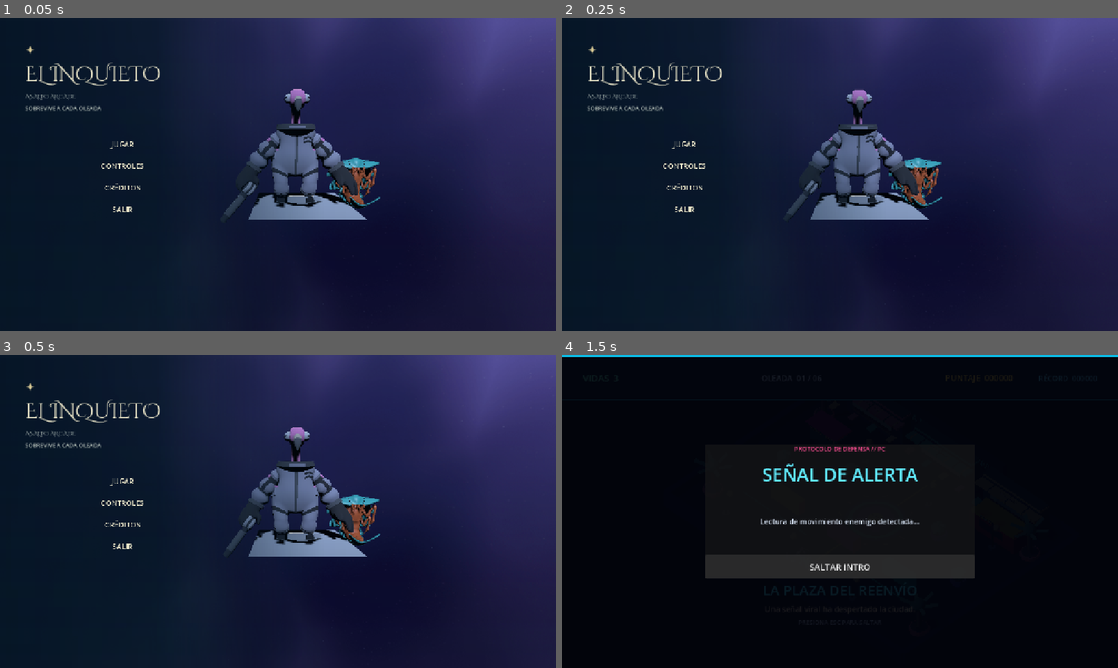
Above: before the commit, frames 1-4 (two rows, left to right).
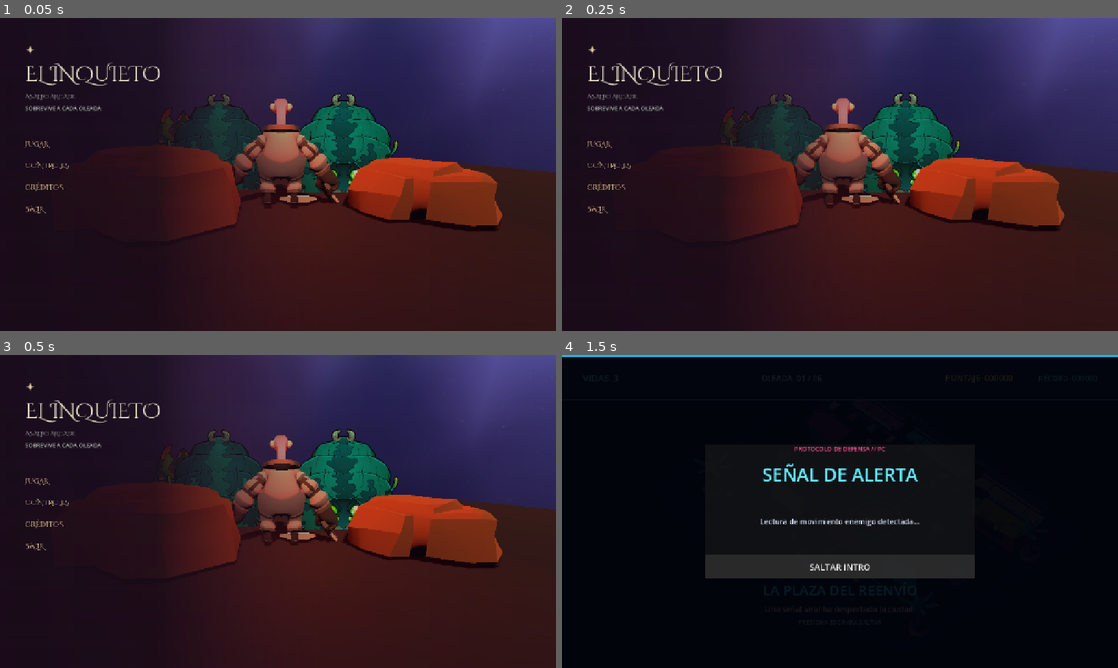
Above: after the commit, the same moments.

Repository: gabrielagudelo777-max/El-inquieto
Game: Godot game, scene res://escenas/main_menu.tscn
Two runs of this game, one before a commit and one after it. Both use one fixed random seed, a clock stepped at 60 frames per second and the inputs below.
Inputs:
- Up to frame 1 (0.05 s): no input
- Up to frame 2 (0.25 s): no input
- Up to frame 3 (0.5 s): no input
- Up to frame 4 (1.5 s): click "JUGAR" at 0.5 s; click "INICIAR CAMPAÑA" at 1.25 s

The runs differ from the first frame. In frame 1, 47% of the frame differs, in the area x 4-100%, y 22-100%; in frame 2, 47%; in frame 3, 47%, in the area x 4-100%, y 23-100%; in frame 4, nothing differs.
Error in both runs: Invalid access to property or key 'scene_changed' on a base object of type 'null instance'. (res://escenas/main_menu.gd:31)

Commit message:
Mejorar portada espacial del juego

Diff:
--- a/assets/menu_gradient.svg
+++ b/assets/menu_gradient.svg
@@ -1,15 +1,15 @@
 <svg xmlns="http://www.w3.org/2000/svg" width="1280" height="720" viewBox="0 0 1280 720">
   <defs>
     <linearGradient id="portada" x1="0" y1="0" x2="1" y2="0">
-      <stop offset="0" stop-color="#071727" stop-opacity="0.98"/>
-      <stop offset="0.28" stop-color="#071727" stop-opacity="0.88"/>
-      <stop offset="0.44" stop-color="#071727" stop-opacity="0.42"/>
-      <stop offset="0.58" stop-color="#071727" stop-opacity="0.08"/>
-      <stop offset="1" stop-color="#071727" stop-opacity="0"/>
+      <stop offset="0" stop-color="#1b0d1b" stop-opacity="0.97"/>
+      <stop offset="0.28" stop-color="#1b0d1b" stop-opacity="0.88"/>
+      <stop offset="0.44" stop-color="#381625" stop-opacity="0.48"/>
+      <stop offset="0.58" stop-color="#4a1d2b" stop-opacity="0.12"/>
+      <stop offset="1" stop-color="#4a1d2b" stop-opacity="0"/>
     </linearGradient>
     <linearGradient id="suelo" x1="0" y1="1" x2="0" y2="0">
-      <stop offset="0" stop-color="#071727" stop-opacity="0.30"/>
-      <stop offset="1" stop-color="#071727" stop-opacity="0"/>
+      <stop offset="0" stop-color="#1b0d1b" stop-opacity="0.45"/>
+      <stop offset="1" stop-color="#1b0d1b" stop-opacity="0"/>
     </linearGradient>
   </defs>
   <rect width="1280" height="720" fill="url(#portada)"/>
--- a/escenas/main_menu.gd
+++ b/escenas/main_menu.gd
@@ -79,16 +79,23 @@
 
 func _animar_fondo() -> void:
 	var astronauta := $SubViewportContainer/SubViewport/EscenarioFondo/Astronaut as Node3D
-	var enemigo := $SubViewportContainer/SubViewport/EscenarioFondo/Enemigo as Node3D
+	var jefe_izquierdo := $SubViewportContainer/SubViewport/EscenarioFondo/JefeIzquierdo as Node3D
+	var jefe_derecho := $SubViewportContainer/SubViewport/EscenarioFondo/JefeDerecho as Node3D
+	var nave_derecha := $SubViewportContainer/SubViewport/EscenarioFondo/NaveDerecha as Node3D
 	var animacion := astronauta.find_child("AnimationPlayer", true, false) as AnimationPlayer
 	if animacion:
 		animacion.play("CharacterArmature|Idle_Gun")
 	var movimiento := create_tween().set_loops()
-	movimiento.tween_property(astronauta, "rotation:y", deg_to_rad(-5), 2.5)
-	movimiento.tween_property(astronauta, "rotation:y", deg_to_rad(5), 2.5)
-	var enemigo_movimiento := create_tween().set_loops()
-	enemigo_movimiento.tween_property(enemigo, "rotation:y", deg_to_rad(-8), 3.0)
-	enemigo_movimiento.tween_property(enemigo, "rotation:y", deg_to_rad(8), 3.0)
+	movimiento.tween_property(astronauta, "rotation:y", PI + deg_to_rad(5), 2.5)
+	movimiento.tween_property(astronauta, "rotation:y", PI - deg_to_rad(5), 2.5)
+	var movimiento_jefes := create_tween().set_loops()
+	movimiento_jefes.tween_property(jefe_izquierdo, "position:y", 1.65, 2.0)
+	movimiento_jefes.parallel().tween_property(jefe_derecho, "position:y", 1.55, 2.0)
+	movimiento_jefes.tween_property(jefe_izquierdo, "position:y", 1.45, 2.0)
+	movimiento_jefes.parallel().tween_property(jefe_derecho, "position:y", 1.35, 2.0)
+	var movimiento_nave := create_tween().set_loops()
+	movimiento_nave.tween_property(nave_derecha, "position:y", 2.85, 2.2)
+	movimiento_nave.tween_property(nave_derecha, "position:y", 2.65, 2.2)
 
 func _on_quit_pressed() -> void:
 	get_tree().quit()
--- a/escenas/main_menu.tscn
+++ b/escenas/main_menu.tscn
@@ -8,10 +8,13 @@
 [ext_resource type="FontFile" uid="uid://c4uhucciap8aa" path="res://assets/fonts/CinzelDecorative-Regular.ttf" id="8_font"]
 [ext_resource type="Texture2D" uid="uid://b64usdyfjttg3" path="res://assets/menu_gradient.svg" id="9_gradient"]
 [ext_resource type="PackedScene" uid="uid://dii87d57akic3" path="res://assets/quaternius_ultimate_space/Astronaut.glb" id="10_astronaut"]
-[ext_resource type="PackedScene" uid="uid://cgcwggu7cgftr" path="res://assets/quaternius_modular_scifi/glTF/Aliens/Alien_Scolitex.gltf" id="11_enemy"]
-[ext_resource type="PackedScene" uid="uid://c7d3vl0cxt8wo" path="res://assets/quaternius_modular_scifi/glTF/Platforms/Platform_DarkPlates.gltf" id="14_floor"]
+[ext_resource type="Texture2D" path="res://assets/naves_larzes/Boss_1_A_Medium.png" id="11_boss_a"]
 [ext_resource type="PackedScene" uid="uid://bw7vrisrbvoyd" path="res://assets/quaternius_modular_scifi/glTF/Props/Prop_Light_Floor.gltf" id="16_floor_light"]
 [ext_resource type="Texture2D" uid="uid://b3f1uqhkrv514" path="res://assets/kenney_skyboxes_space/Skyboxes/skybox-space-nebula.png" id="17_nebula"]
+[ext_resource type="Texture2D" path="res://assets/naves_larzes/Boss_1_B_Medium.png" id="18_boss_b"]
+[ext_resource type="Texture2D" path="res://assets/naves_larzes/Ship_1_A_Medium.png" id="19_ship_a"]
+[ext_resource type="Texture2D" path="res://assets/naves_larzes/Ship_2_C_Medium.png" id="20_ship_b"]
+[ext_resource type="PackedScene" path="res://assets/quaternius_ultimate_space/Rock Large.glb" id="22_rock"]
 
 [sub_resource type="PanoramaSkyMaterial" id="PanoramaSkyMaterial_nebula"]
 panorama = ExtResource("17_nebula")
@@ -24,9 +27,25 @@
 background_mode = 2
 sky = SubResource("Sky_bm2sk")
 ambient_light_source = 1
-ambient_light_color = Color(0.56, 0.67, 0.84, 1)
-ambient_light_energy = 1.4
+ambient_light_color = Color(0.72, 0.43, 0.48, 1)
+ambient_light_energy = 1.2
 tonemap_exposure = 1.2
+
+[sub_resource type="StandardMaterial3D" id="ArenaMaterial"]
+albedo_color = Color(0.09, 0.055, 0.095, 1)
+metallic = 0.12
+roughness = 0.88
+
+[sub_resource type="PlaneMesh" id="ArenaPlane"]
+size = Vector2(40, 40)
+
+[sub_resource type="StandardMaterial3D" id="PlanetMaterial"]
+albedo_color = Color(0.36, 0.12, 0.16, 1)
+roughness = 0.9
+
+[sub_resource type="SphereMesh" id="PlanetMesh"]
+radius = 1.0
+height = 2.0
 
 [node name="MainMenu" type="Control" unique_id=1847683811]
 layout_mode = 3
@@ -56,27 +75,75 @@
 
 [node name="DirectionalLight3D" type="DirectionalLight3D" parent="SubViewportContainer/SubViewport/EscenarioFondo" unique_id=1670812423]
 transform = Transform3D(1, 0, 0, 0, 0.70710677, 0.70710677, 0, -0.70710677, 0.70710677, 0, 0, 0)
-light_color = Color(0.72, 0.82, 1, 1)
+light_color = Color(1, 0.66, 0.47, 1)
 light_energy = 2.0
 shadow_enabled = true
 
 [node name="WorldEnvironment" type="WorldEnvironment" parent="SubViewportContainer/SubViewport/EscenarioFondo" unique_id=1385564580]
 environment = SubResource("Environment_uxa2c")
 
-[node name="SpaceFloor" parent="SubViewportContainer/SubViewport/EscenarioFondo" unique_id=1764623219 instance=ExtResource("14_floor")]
-transform = Transform3D(0.7, 0, 0, 0, 0.7, 0, 0, 0, 0.7, 1.8, -0.12, 0.3)
+[node name="LuzCalida" type="OmniLight3D" parent="SubViewportContainer/SubViewport/EscenarioFondo"]
+transform = Transform3D(1, 0, 0, 0, 1, 0, 0, 0, 1, 1.2, 2.7, 1.4)
+light_color = Color(1, 0.35, 0.2, 1)
+light_energy = 2.5
+omni_range = 8.0
+
+[node name="Planeta" type="MeshInstance3D" parent="SubViewportContainer/SubViewport/EscenarioFondo"]
+position = Vector3(6.1, 2.6, -17)
+scale = Vector3(2.2, 2.2, 2.2)
+mesh = SubResource("PlanetMesh")
+material_override = SubResource("PlanetMaterial")
+
+[node name="ArenaFloor" type="MeshInstance3D" parent="SubViewportContainer/SubViewport/EscenarioFondo"]
+position = Vector3(1.8, -0.16, 0.3)
+mesh = SubResource("ArenaPlane")
+surface_material_override/0 = SubResource("ArenaMaterial")
 
 [node name="FloorLight" parent="SubViewportContainer/SubViewport/EscenarioFondo" unique_id=679839032 instance=ExtResource("16_floor_light")]
 transform = Transform3D(1, 0, 0, 0, 1, 0, 0, 0, 1, 1.8, -0.05, 0.35)
 
 [node name="Astronaut" parent="SubViewportContainer/SubViewport/EscenarioFondo" unique_id=2014831115 instance=ExtResource("10_astronaut")]
-transform = Transform3D(1.15, 0, 0, 0, 1.15, 0, 0, 0, 1.15, 1.6, 0, 0.5)
-
-[node name="Enemigo" parent="SubViewportContainer/SubViewport/EscenarioFondo" unique_id=1331686686 instance=ExtResource("11_enemy")]
-transform = Transform3D(0.55, 0, 0, 0, 0.55, 0, 0, 0, 0.55, 4, -0.1, -1.6)
+transform = Transform3D(1.25, 0, 0, 0, 1.25, 0, 0, 0, 1.25, 1.2, 0, 0.5)
+rotation = Vector3(0, 3.141593, 0)
+
+[node name="JefeIzquierdo" type="Sprite3D" parent="SubViewportContainer/SubViewport/EscenarioFondo"]
+transform = Transform3D(1, 0, 0, 0, 1, 0, 0, 0, 1, -1.55, 1.45, -2.1)
+texture = ExtResource("11_boss_a")
+pixel_size = 0.011
+billboard = 1
+shaded = false
+
+[node name="JefeDerecho" type="Sprite3D" parent="SubViewportContainer/SubViewport/EscenarioFondo"]
+transform = Transform3D(1, 0, 0, 0, 1, 0, 0, 0, 1, 3.9, 1.35, -1.6)
+texture = ExtResource("18_boss_b")
+pixel_size = 0.011
+billboard = 1
+shaded = false
+
+[node name="NaveIzquierda" type="Sprite3D" parent="SubViewportContainer/SubViewport/EscenarioFondo"]
+transform = Transform3D(1, 0, 0, 0, 1, 0, 0, 0, 1, -3.25, 2.7, -2.5)
+texture = ExtResource("19_ship_a")
+pixel_size = 0.01
+billboard = 1
+shaded = false
+rotation = Vector3(0, 0, -0.45)
+
+[node name="NaveDerecha" type="Sprite3D" parent="SubViewportContainer/SubViewport/EscenarioFondo"]
+transform = Transform3D(1, 0, 0, 0, 1, 0, 0, 0, 1, 5.1, 2.65, -2.8)
+texture = ExtResource("20_ship_b")
+pixel_size = 0.01
+billboard = 1
+shaded = false
+rotation = Vector3(0, 0, 0.42)
+
+[node name="RocaIzquierda" parent="SubViewportContainer/SubViewport/EscenarioFondo" instance=ExtResource("22_rock")]
+transform = Transform3D(0.65, 0, 0, 0, 0.65, 0, 0, 0, 0.65, -2.4, -0.1, 1.2)
+
+[node name="RocaDerecha" parent="SubViewportContainer/SubViewport/EscenarioFondo" instance=ExtResource("22_rock")]
+transform = Transform3D(0.5, 0, 0, 0, 0.5, 0, 0, 0, 0.5, 5.15, -0.05, 1.0)
 
 [node name="Camera3D" type="Camera3D" parent="SubViewportContainer/SubViewport/EscenarioFondo" unique_id=1431531116]
-transform = Transform3D(1, 0, 0, 0, 0.99026805, 0.1391731, 0, -0.1391731, 0.99026805, 1.1, 1.6, 6.3)
+transform = Transform3D(1, 0, 0, 0, 0.99026805, 0.1391731, 0, -0.1391731, 0.99026805, 1.1, 1.8, 7.1)
 
 [node name="MenuPanel" type="Control" parent="." unique_id=1971913646]
 layout_mode = 1
@@ -154,10 +221,11 @@
 anchor_bottom = 1.0
 grow_horizontal = 2
 grow_vertical = 2
-theme_override_colors/font_color = Color(0.91, 0.89, 0.78, 1)
-theme_override_font_sizes/font_size = 17
+theme_override_colors/font_color = Color(0.9, 0.77, 0.57, 1)
+theme_override_fonts/font = ExtResource("8_font")
+theme_override_font_sizes/font_size = 16
 text = "JUGAR"
-horizontal_alignment = 1
+horizontal_alignment = 0
 vertical_alignment = 1
 
 [node name="ControlsButton" type="TextureButton" parent="MenuPanel/MarginContainer/VBoxContainer" unique_id=662579487]
@@ -172,10 +240,11 @@
 anchor_bottom = 1.0
 grow_horizontal = 2
 grow_vertical = 2
-theme_override_colors/font_color = Color(0.91, 0.89, 0.78, 1)
-theme_override_font_sizes/font_size = 17
+theme_override_colors/font_color = Color(0.9, 0.77, 0.57, 1)
+theme_override_fonts/font = ExtResource("8_font")
+theme_override_font_sizes/font_size = 16
 text = "CONTROLES"
-horizontal_alignment = 1
+horizontal_alignment = 0
 vertical_alignment = 1
 
 [node name="CreditsButton" type="TextureButton" parent="MenuPanel/MarginContainer/VBoxContainer" unique_id=132194761]
@@ -190,10 +259,11 @@
 anchor_bottom = 1.0
 grow_horizontal = 2
 grow_vertical = 2
-theme_override_colors/font_color = Color(0.91, 0.89, 0.78, 1)
-theme_override_font_sizes/font_size = 17
+theme_override_colors/font_color = Color(0.9, 0.77, 0.57, 1)
+theme_override_fonts/font = ExtResource("8_font")
+theme_override_font_sizes/font_size = 16
 text = "CRÉDITOS"
-horizontal_alignment = 1
+horizontal_alignment = 0
 vertical_alignment = 1
 
 [node name="QuitButton" type="TextureButton" parent="MenuPanel/MarginContainer/VBoxContainer" unique_id=1155389651]
@@ -208,10 +278,11 @@
 anchor_bottom = 1.0
 grow_horizontal = 2
 grow_vertical = 2
-theme_override_colors/font_color = Color(0.91, 0.89, 0.78, 1)
-theme_override_font_sizes/font_size = 17
+theme_override_colors/font_color = Color(0.9, 0.77, 0.57, 1)
+theme_override_fonts/font = ExtResource("8_font")
+theme_override_font_sizes/font_size = 16
 text = "SALIR"
-horizontal_alignment = 1
+horizontal_alignment = 0
 vertical_alignment = 1
 
 [node name="InfoDimmer" type="ColorRect" parent="." unique_id=1346477880]
Not shown, added: assets/naves_larzes/Boss_1_A_Medium.png.import
Not shown, added: assets/naves_larzes/Boss_1_B_Medium.png.import
Not shown, added: assets/naves_larzes/Enemy_1_A_Medium.png.import
Not shown, added: assets/naves_larzes/Enemy_1_B_Medium.png.import
Not shown, added: assets/naves_larzes/Enemy_1_C_Medium.png.import
Not shown, added: assets/naves_larzes/Enemy_1_D_Medium.png.import
Not shown, added: assets/naves_larzes/Enemy_2_A_Medium.png.import
Not shown, added: assets/naves_larzes/Enemy_2_B_Medium.png.import
Not shown, added: assets/naves_larzes/Enemy_3_A_Medium.png.import
Not shown, added: assets/naves_larzes/Enemy_3_B_Medium.png.import
Not shown, added: assets/naves_larzes/Enemy_4_A_Medium.png.import
Not shown, added: assets/naves_larzes/Enemy_4_B_Medium.png.import
(and 17 more such lines)
